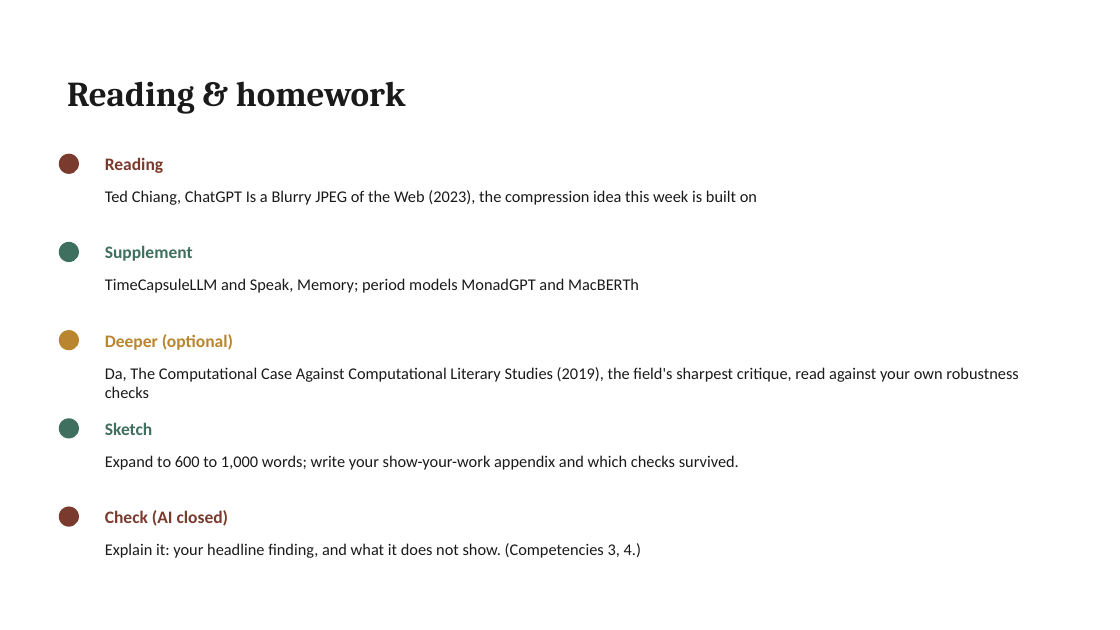
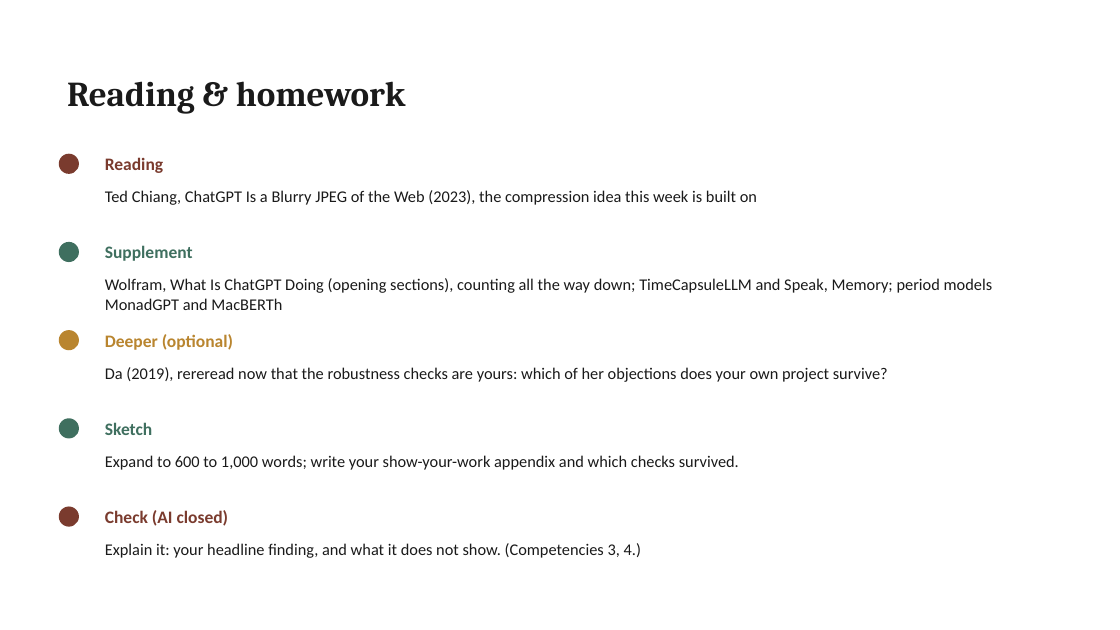
Before and after one commit to lucianli123/culture-as-data-2026, a slide deck: slide 10 of slides/pptx/week-08.pptx. Drawn at 1120x630 pixels with LibreOffice and Linux fonts; fonts in the diff are those of the drawing. Boxes give left, top, right and bottom in pixels: in the first picture for what was removed or moved away, otherwise in the second. Text is boxed around its words. In the diff, an @@ line names an element or a change of style, - is before the commit and + after.

Commit message:
Week 2 reading becomes a debate: Underwood vs Da, CI forum as supplement; Wolfram to Week 8; Da reread reframed at Week 8 deeper

```diff
--- a/slides/pptx/week-08.pptx
+++ b/slides/pptx/week-08.pptx
@@ text at bbox=[105, 278, 993, 310]: text changed @@
-TimeCapsuleLLM and Speak, Memory; period models MonadGPT and MacBERTh
+Wolfram, What Is ChatGPT Doing (opening sections), counting all the way down; TimeCapsuleLLM and Speak, Memory; period models MonadGPT and MacBERTh
@@ text at bbox=[105, 367, 888, 382]: text changed @@
-Da, The Computational Case Against Computational Literary Studies (2019), the field's sharpest critique, read against your own robustness checks
+Da (2019), rereread now that the robustness checks are yours: which of her objections does your own project survive?
```
Also in this commit, not shown: 16 other files.
